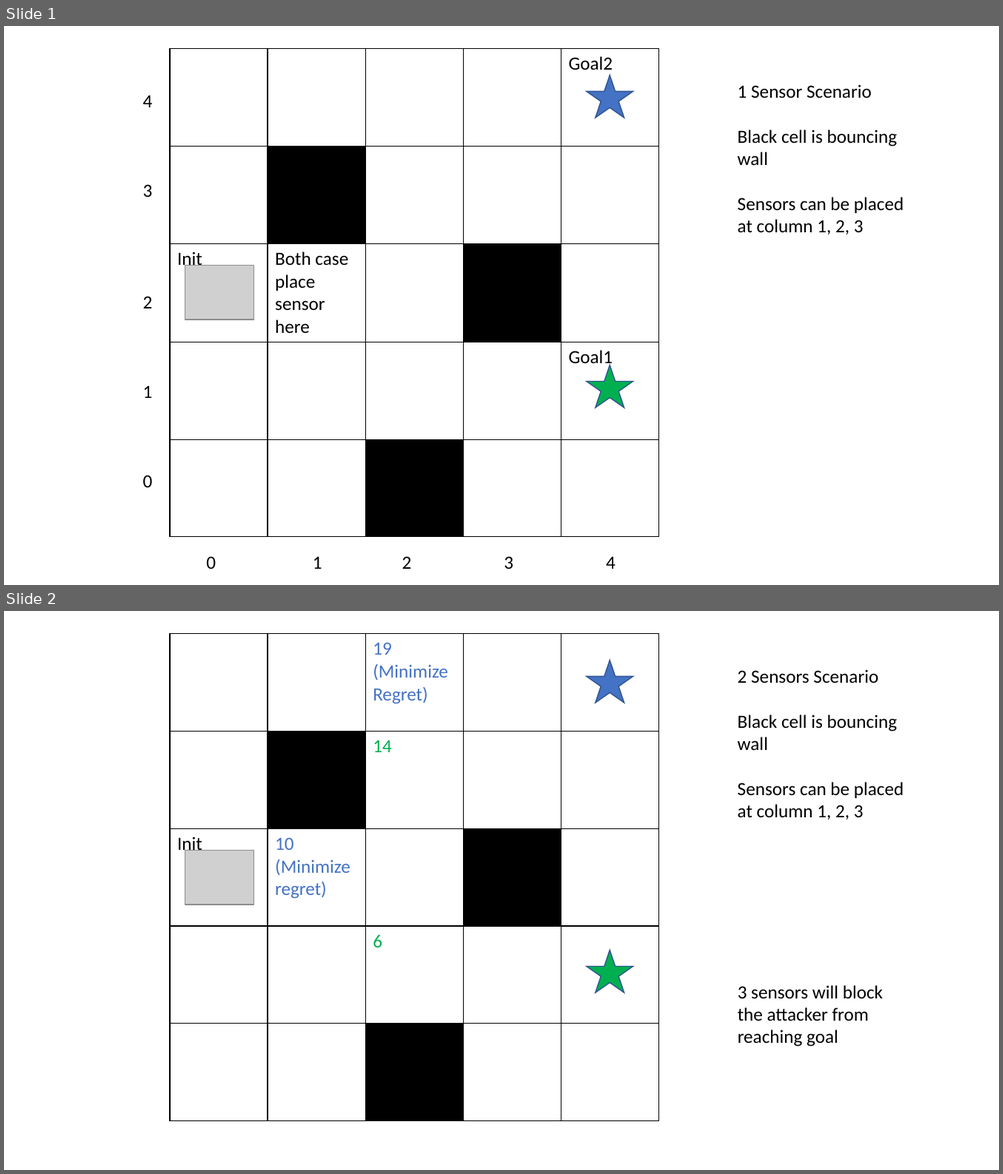
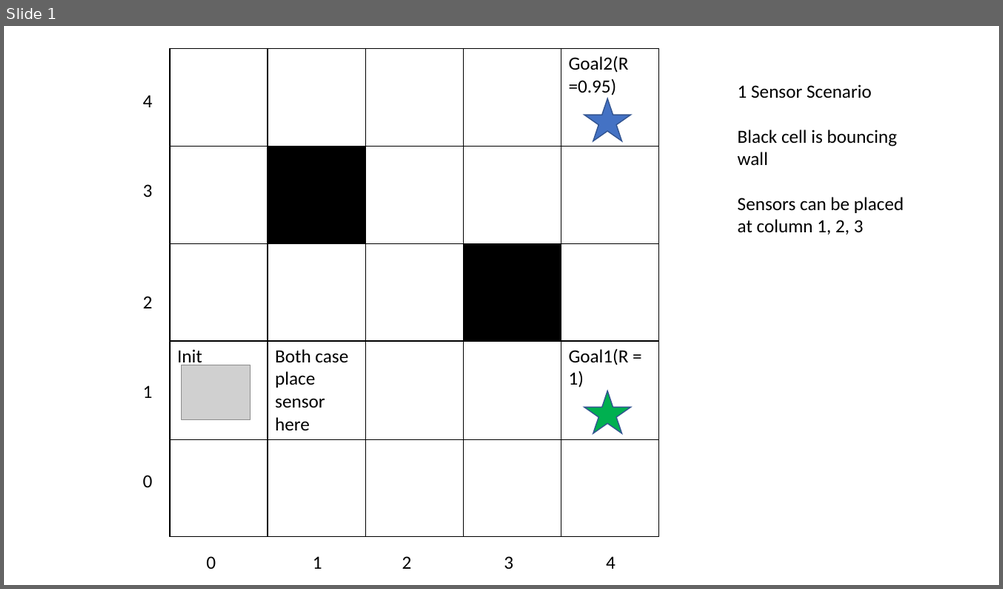
Before and after one commit to alexalvis/RobustSensorAllocation, a slide deck: Presentation1.pptx. Shown one above the other, each under a label of ours: slides 1 and 2 before the commit, slide 1 after it. The pictures are 1003x1174 and 1003x589 pixels, drawn with LibreOffice and Linux fonts; fonts in the diff are those of the drawing; grey boxes stand for pictures. Boxes give left, top, right and bottom in pixels: in the first picture for what was removed or moved away, otherwise in the second. Text is boxed around its words. In the diff, an @@ line names an element or a change of style, - is before the commit and + after.

```diff
--- a/Presentation1.pptx
+++ b/Presentation1.pptx
@@ slide 2 removed at box(4, 611, 999, 1170), background #FFFFFF @@
@@ table removed at box(170, 634, 658, 1122), 5 rows, 5 columns @@
- |  | 19 / (Minimize Regret) |  | 
- |  | 14 |  | 
-Init | 10 / (Minimize regret) |  |  | 
- |  | 6 |  | 
- |  |  |  | 
@@ star removed at box(586, 661, 633, 703) @@
@@ text removed at box(737, 669, 903, 820) @@
-2 Sensors Scenario
-Black cell is bouncing wall
-Sensors can be placed at column 1, 2, 3
@@ picture removed at box(185, 851, 253, 905) @@
@@ star removed at box(586, 951, 633, 993) @@
@@ text removed at box(737, 985, 882, 1047) @@
-3 sensors will block the attacker from reaching goal
@@ slide 1 changed as well @@
@@ table at box(170, 49, 658, 537) @@
-row 1, column 5: Goal2
+row 1, column 5: Goal2(R =0.95)
-row 3: Init | Both case place sensor here |  |  | 
-row 4:  |  |  |  | Goal1
+row 4: Init | Both case place sensor here |  |  | Goal1(R = 1)
+row 5:  |  |  |  | 
@@ fill #000000 to #FFFFFF in row 5, column 3 @@
@@ star: place and size @@
-star at box(586, 76, 633, 118)
+star at box(584, 99, 631, 141)
@@ picture: place and size @@
-picture at box(185, 266, 253, 320)
+picture at box(181, 366, 250, 420)
@@ star: place and size @@
-star at box(586, 366, 633, 408)
+star at box(584, 392, 631, 434)
```
Also in this commit, not shown: 1 slide added, 2 other files.
